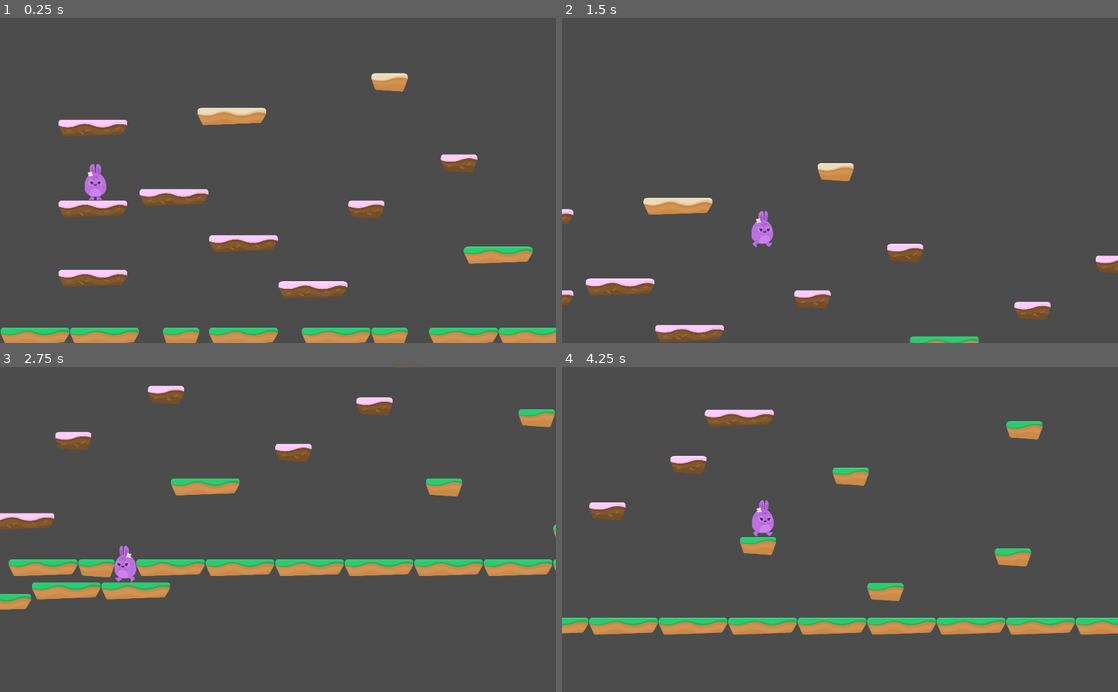
Above: before the commit, frames 1-4 (two rows, left to right).
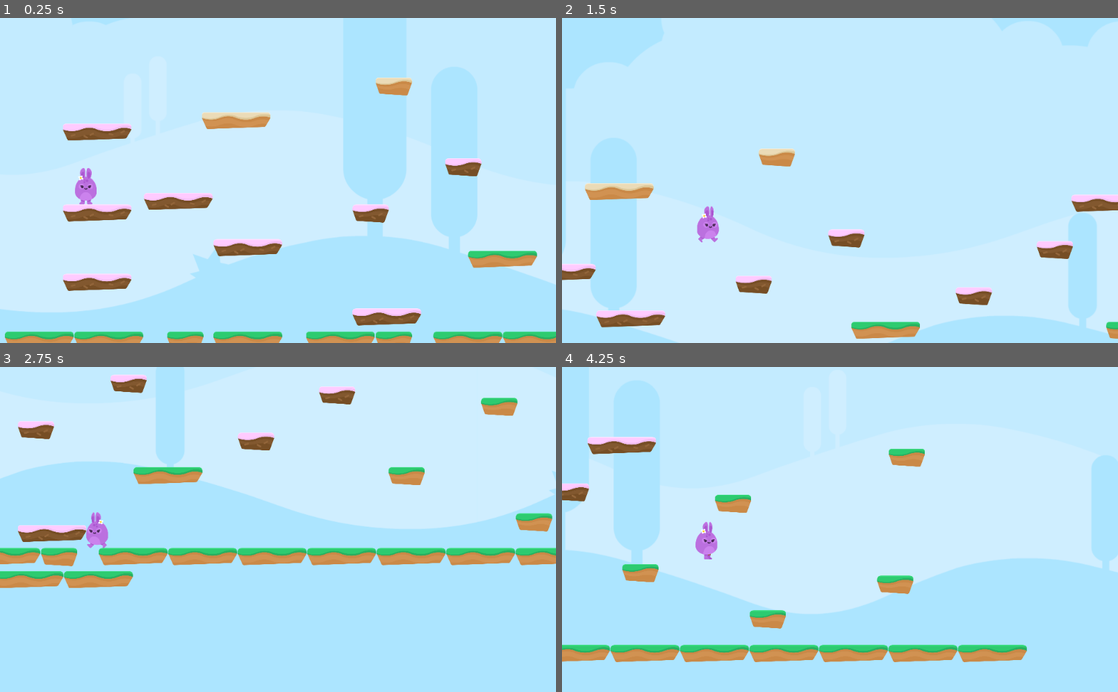
Above: after the commit, the same moments.

Repository: Pahutich/hoppy-days
Game: Godot game, scene res://Levels/Level1.tscn
Two runs of this game, one before a commit and one after it. Both use one fixed random seed, a clock stepped at 60 frames per second and the inputs below.
Inputs:
- Up to frame 1 (0.25 s): no input
- Up to frame 2 (1.5 s): hold D (right) from 0.53 s (still down); tap Space (jump) at 0.77 s
- Up to frame 3 (2.75 s): tap Space (jump) at 1.52 s; release D (right) at 2.03 s; hold A (left) from 2.03 s (still down)
- Up to frame 4 (4.25 s): release A (left) at 2.78 s; hold D (right) from 2.78 s (still down); tap Space (jump) at 3.02, 3.77 s

The runs differ from the first frame. In frame 1, 97% of the frame differs, in the area x 0-100%, y 0-100%; in frame 2, 100%; in frame 3, 100%; in frame 4, 100%.

Commit message:
22. Parallax Backgrounds

Diff:
--- a/Levels/Level1.tscn
+++ b/Levels/Level1.tscn
@@ -6,7 +6,7 @@
 [node name="Level1" type="Node2D"]
 
 [node name="Player" parent="." instance=ExtResource( 1 )]
-position = Vector2( 524, 145 )
+position = Vector2( 452, 827 )
 collision_mask = 2
 
 [node name="Camera2D" type="Camera2D" parent="."]
@@ -16,7 +16,8 @@
 drag_margin_v_enabled = true
 
 [node name="TileMap" type="TileMap" parent="."]
+position = Vector2( 4, 759 )
 tile_set = ExtResource( 2 )
 collision_layer = 2
 format = 1
-tile_data = PoolIntArray( -458720, 5, 0, -262127, 4, 0, -196 …(165 unchanged characters)… 350, 3, 0, 589908, 3, 0, 655365, 0, 0, 720920, 0, 0, 786505, 3, 0, 983040, 2, 0, 983046, 2, 0, 983054, …(264 unchanged characters)…
+tile_data = PoolIntArray( -458720, 5, 0, -262127, 4, 0, -196 …(165 unchanged characters)… 350, 3, 0, 589908, 3, 0, 655365, 0, 0, 786505, 3, 0, 851998, 0, 0, 983040, 2, 0, 983046, 2, 0, 983054, …(264 unchanged characters)…
--- a/Player/Player.tscn
+++ b/Player/Player.tscn
@@ -1,14 +1,19 @@
-[gd_scene load_steps=5 format=2]
+[gd_scene load_steps=9 format=2]
 
 [ext_resource path="res://Player/PlayerAnimation.tscn" type="PackedScene" id=1]
 [ext_resource path="res://Player/Player.gd" type="Script" id=2]
 [ext_resource path="res://Player/PlayerAnimation.gd" type="Script" id=3]
+[ext_resource path="res://GFX/Background/bg_layer1.png" type="Texture" id=4]
+[ext_resource path="res://GFX/Background/bg_layer2.png" type="Texture" id=5]
+[ext_resource path="res://GFX/Background/bg_layer3.png" type="Texture" id=6]
+[ext_resource path="res://GFX/Background/bg_layer4.png" type="Texture" id=7]
 
 [sub_resource type="CapsuleShape2D" id=1]
 radius = 59.0
 height = 86.0
 
 [node name="Player" type="KinematicBody2D"]
+position = Vector2( 176, 1376 )
 script = ExtResource( 2 )
 
 [node name="CollisionShape2D" type="CollisionShape2D" parent="."]
@@ -24,8 +29,46 @@
 zoom = Vector2( 3, 3 )
 limit_left = 0
 limit_smoothed = true
-drag_margin_h_enabled = true
-drag_margin_v_enabled = true
 smoothing_enabled = true
 
+[node name="ParallaxBackground" type="ParallaxBackground" parent="Camera2D"]
+scroll_base_offset = Vector2( 0, -1000 )
+scroll_ignore_camera_zoom = true
+
+[node name="ParallaxLayer" type="ParallaxLayer" parent="Camera2D/ParallaxBackground"]
+motion_scale = Vector2( 1, 0.333 )
+motion_mirroring = Vector2( 2048, 2048 )
+
+[node name="TextureRect" type="TextureRect" parent="Camera2D/ParallaxBackground/ParallaxLayer"]
+margin_right = 40.0
+margin_bottom = 40.0
+texture = ExtResource( 4 )
+
+[node name="ParallaxLayer2" type="ParallaxLayer" parent="Camera2D/ParallaxBackground"]
+motion_scale = Vector2( 0.25, 0.333 )
+motion_mirroring = Vector2( 2048, 0 )
+
+[node name="TextureRect" type="TextureRect" parent="Camera2D/ParallaxBackground/ParallaxLayer2"]
+margin_right = 40.0
+margin_bottom = 40.0
+texture = ExtResource( 5 )
+
+[node name="ParallaxLayer3" type="ParallaxLayer" parent="Camera2D/ParallaxBackground"]
+motion_scale = Vector2( 0.5, 0.333 )
+motion_mirroring = Vector2( 2048, 0 )
+
+[node name="TextureRect" type="TextureRect" parent="Camera2D/ParallaxBackground/ParallaxLayer3"]
+margin_right = 40.0
+margin_bottom = 40.0
+texture = ExtResource( 6 )
+
+[node name="ParallaxLayer4" type="ParallaxLayer" parent="Camera2D/ParallaxBackground"]
+motion_scale = Vector2( 0.75, 0.333 )
+motion_mirroring = Vector2( 2048, 0 )
+
+[node name="TextureRect" type="TextureRect" parent="Camera2D/ParallaxBackground/ParallaxLayer4"]
+margin_right = 40.0
+margin_bottom = 40.0
+texture = ExtResource( 7 )
+
 [connection signal="animate" from="." to="PlayerAnimation" method="_on_Player_animate"]
